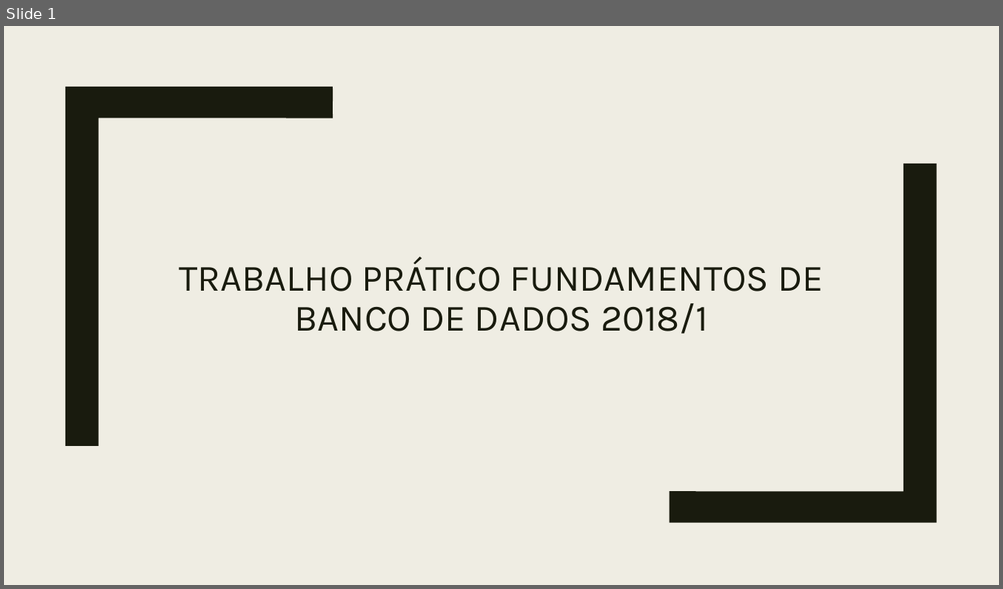
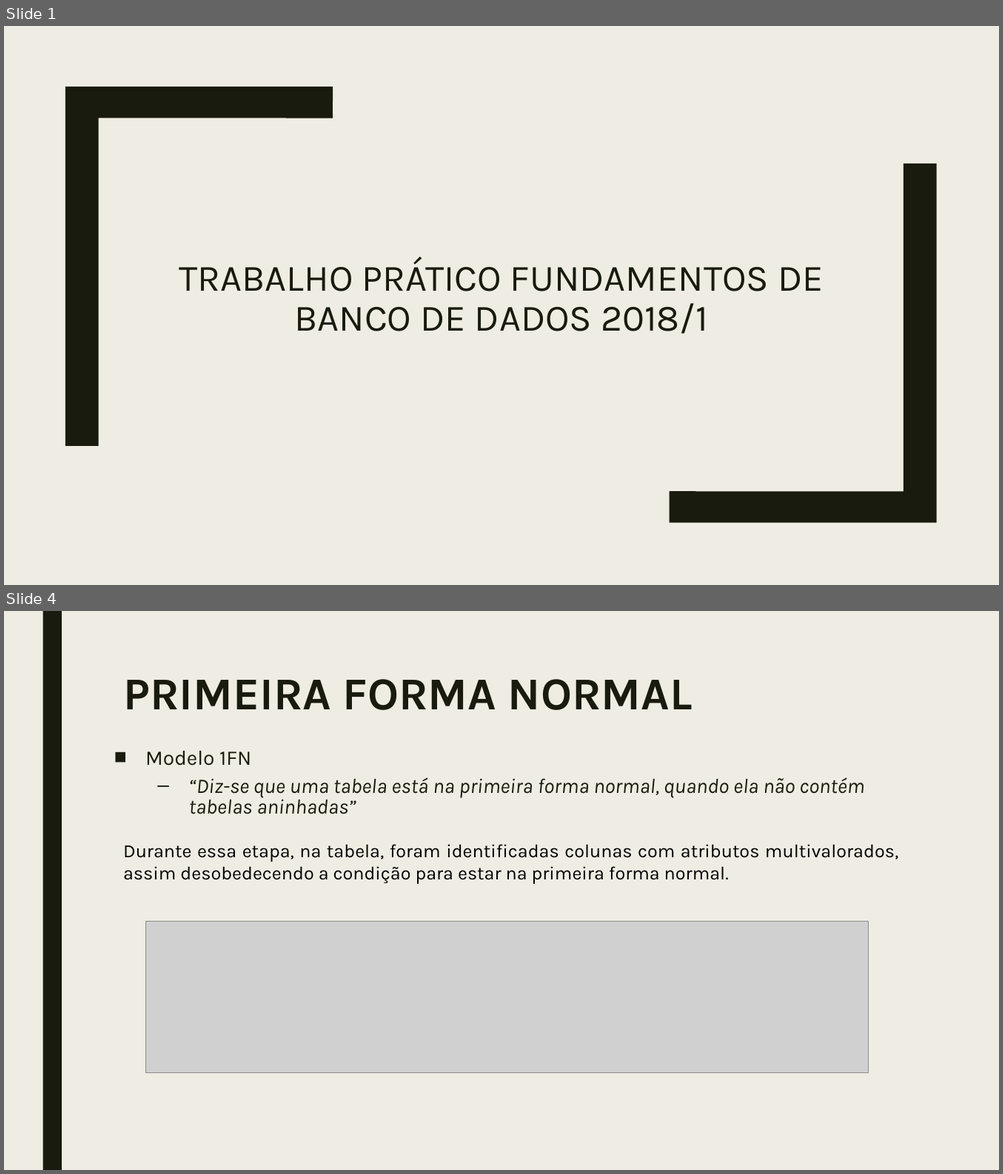
Before and after one commit to ggpereira/Fundamentos-de-BD, a slide deck: Apresentação/Trabalho prático fundamentos de banco de dados 2018.pptx. Shown one above the other, each under a label of ours: slide 1 before the commit, slides 1 and 4 after it; the slides between them are not shown. The pictures are 1003x589 and 1003x1174 pixels, drawn with LibreOffice and Linux fonts; fonts in the diff are those of the drawing; grey boxes stand for pictures. Boxes give left, top, right and bottom in pixels: in the first picture for what was removed or moved away, otherwise in the second. Text is boxed around its words. In the diff, an @@ line names an element or a change of style, - is before the commit and + after.

```diff
--- a/Apresentação/Trabalho prático fundamentos de banco de dados 2018.pptx
+++ b/Apresentação/Trabalho prático fundamentos de banco de dados 2018.pptx
@@ slide 4 added at [4,611,999,1170], background #EFEDE3 @@
@@ rectangle added at [42,611,62,1170], fill #191B0E @@
@@ title added at [123,679,692,710], 44 pt, text #191B0E, bold @@
+PRIMEIRA FORMA NORMAL
@@ text added at [145,751,864,815], 20 pt, text #191B0E, italic @@
+■ Modelo 1FN
+  – “Diz-se que uma tabela está na primeira forma normal, quando ela não contém tabelas aninhadas”
@@ text added at [123,844,898,884], 18 pt, text #000000 @@
+Durante essa etapa, na tabela, foram identificadas colunas com atributos multivalorados, assim desobedecendo a condição para estar na primeira forma normal.
@@ picture added at [146,922,868,1073] @@
```
Also in this commit, not shown: 2 slides changed, 2 other slides added, 7 other files.
